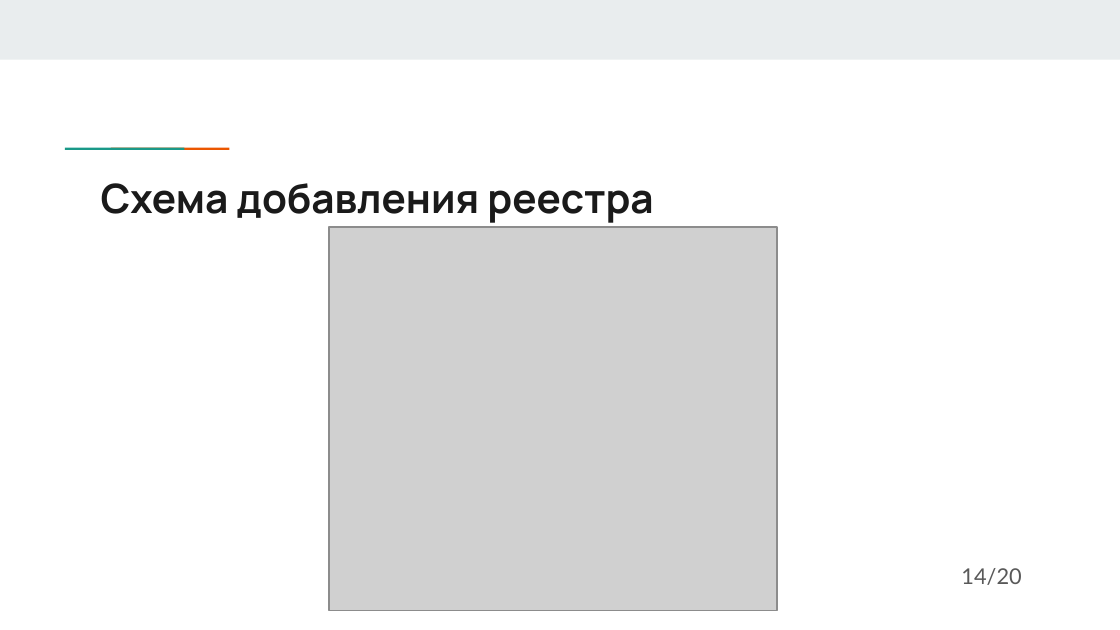
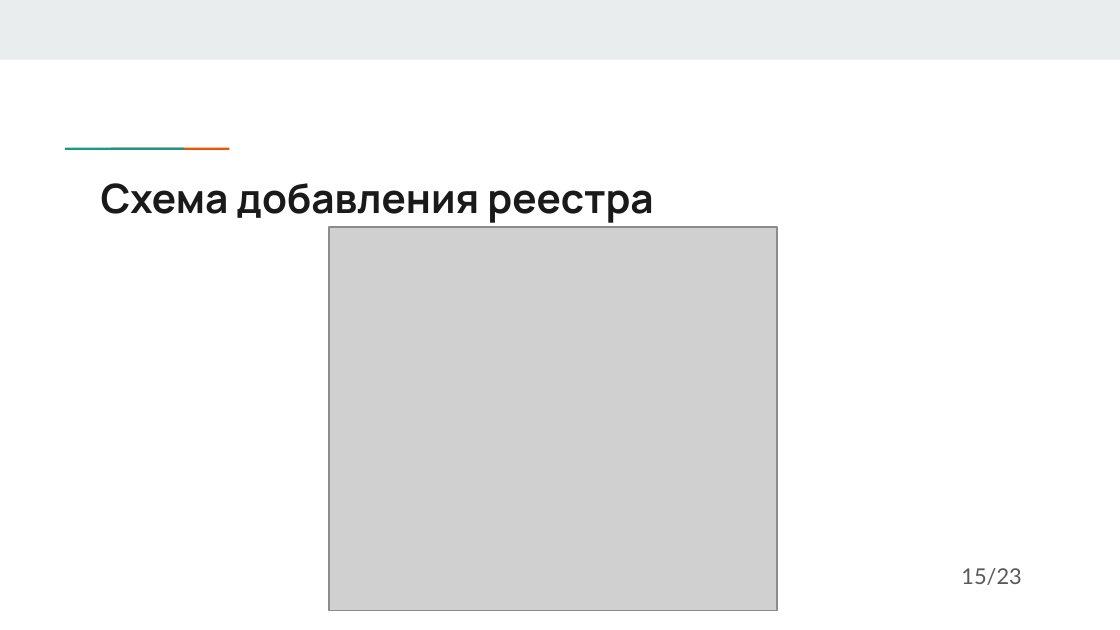
Before and after one commit to DaNkOMeN/MyDiplom, a slide deck: slide 15 of Последняя версия презентации.pptx. Drawn at 1120x630 pixels with LibreOffice and Linux fonts; fonts in the diff are those of the drawing; grey boxes stand for pictures. Boxes give left, top, right and bottom in pixels: in the first picture for what was removed or moved away, otherwise in the second. Text is boxed around its words. In the diff, an @@ line names an element or a change of style, - is before the commit and + after.

```diff
--- a/Последняя версия презентации.pptx
+++ b/Последняя версия презентации.pptx
@@ text at [961,568,1021,585]: text changed @@
-14/20
+15/23
```
Also in this commit, not shown: 19 other slides changed, 2 slides added, 1 slide removed, 1 other file.
